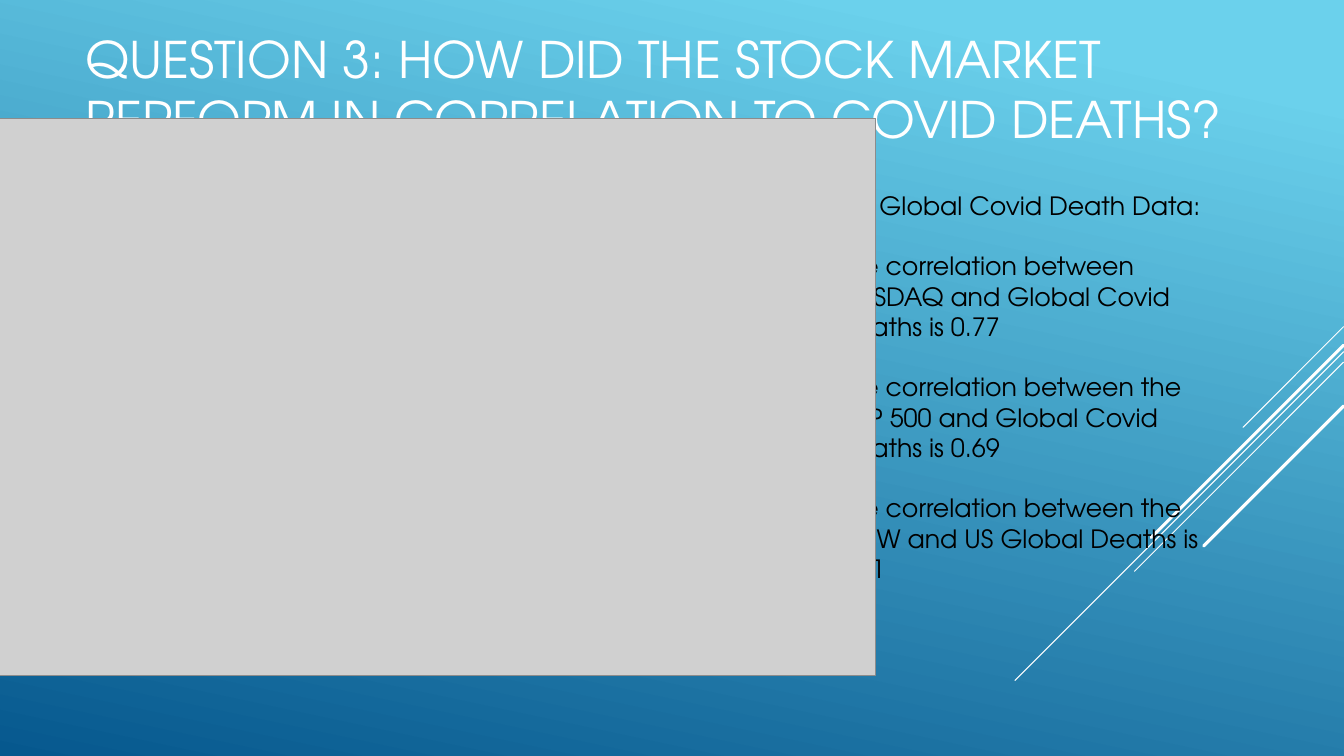
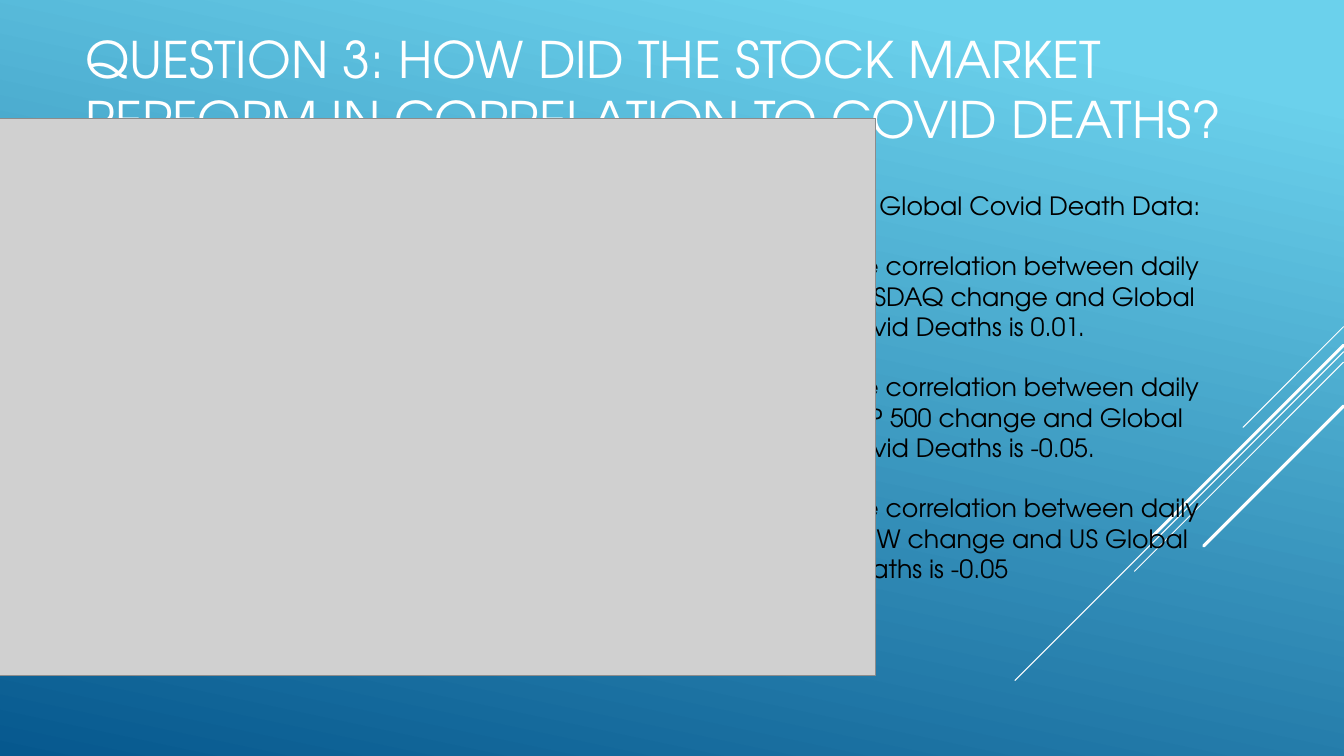
Before and after one commit to Bandelero/Covids-Effect-on-the-Stock-Market, a slide deck: slide 8 of Project1.pptx. Drawn at 1344x756 pixels with LibreOffice and Linux fonts; fonts in the diff are those of the drawing; grey boxes stand for pictures. Boxes give left, top, right and bottom in pixels: in the first picture for what was removed or moved away, otherwise in the second. Text is boxed around its words. In the diff, an @@ line names an element or a change of style, - is before the commit and + after.

Commit message:
updated ppt file for question 3 section

```diff
--- a/Project1.pptx
+++ b/Project1.pptx
@@ text at (x1=836, y1=249, x2=1199, y2=590): text changed @@
-The correlation between NASDAQ and Global Covid Deaths is 0.77
-The correlation between the S&P 500 and Global Covid Deaths is 0.69
-The correlation between the DOW and US Global Deaths is 0.61
+The correlation between daily NASDAQ change and Global Covid Deaths is 0.01.
+The correlation between daily S&P 500 change and Global Covid Deaths is -0.05.
+The correlation between daily DOW change and US Global Deaths is -0.05
```
Also in this commit, not shown: 2 other slides changed.
